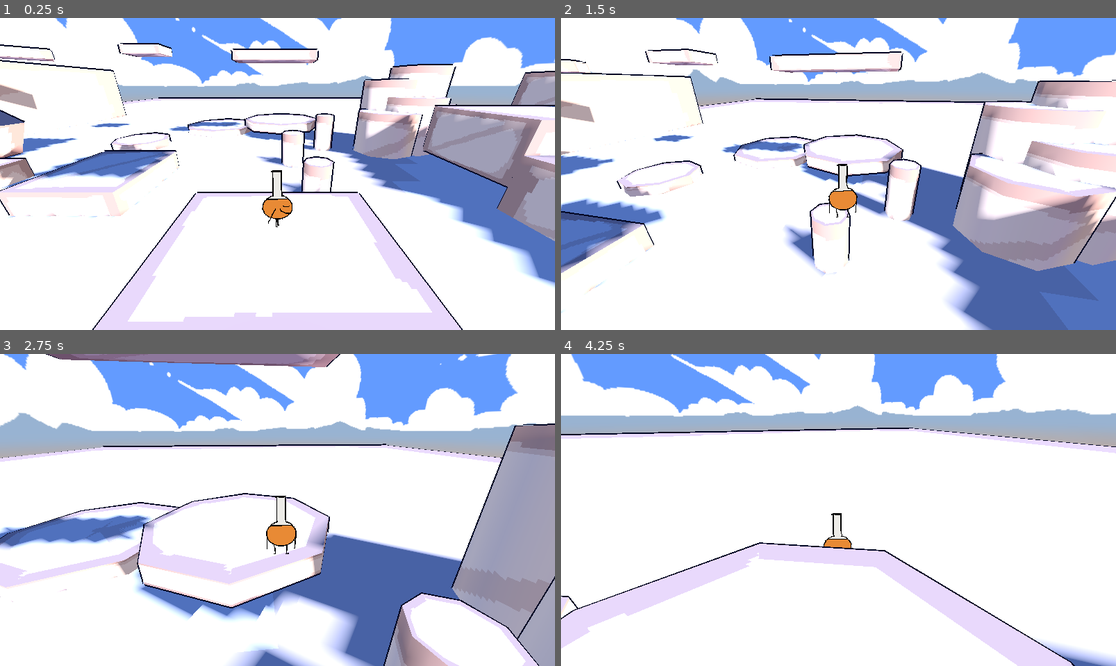
Above: before the commit, frames 1-4 (two rows, left to right).
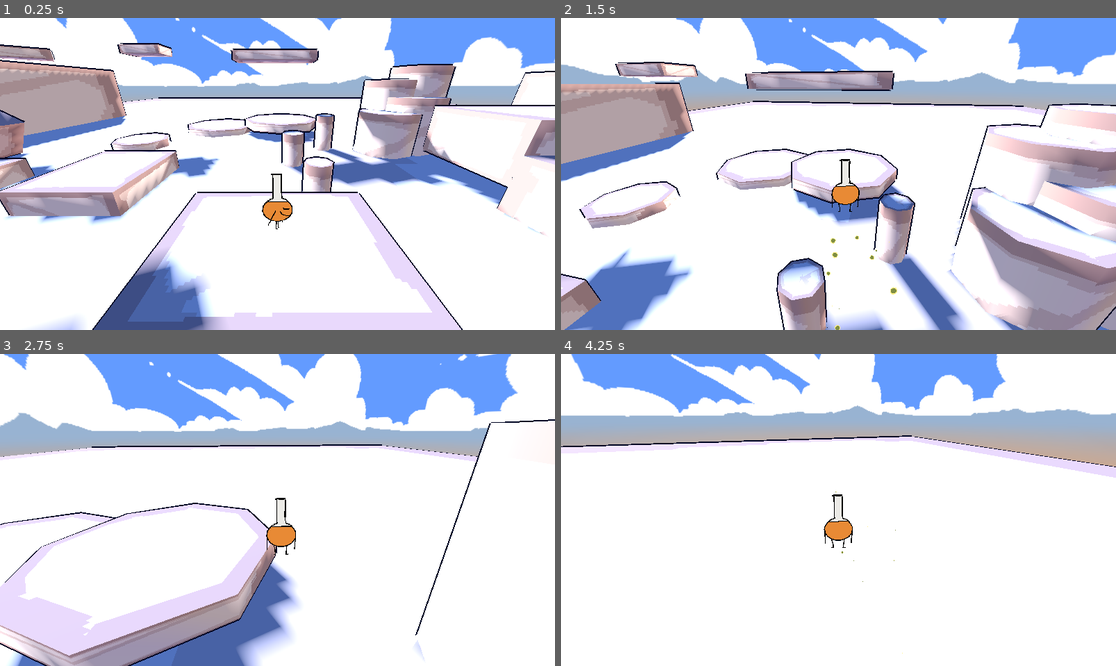
Above: after the commit, the same moments.

Repository: ToxicPoison/flask-quest-v2
Game: Godot game, scene res://level/test/test-parkour/test_parkour.tscn
The game is run twice, just before and just after one commit, with the same random seed, the same clock (stepped at 60 frames per second) and the same inputs. The project has no main scene, so this scene is started directly.
Inputs (mouse positions are in pixels of both pictures, inside the frame that each line leads up to):
- Up to frame 1 (0.25 s): no input
- Up to frame 2 (1.5 s): move the mouse to (866, 174) at 0.52 s; hold Shift (run) 0.53-1.28 s; hold W (up) from 0.53 s (still down); tap Space (jump) at 0.77, 0.8, 1.07, 1.35 s; move the mouse to (810, 174) at 1.27 s
- Up to frame 3 (2.75 s): keep holding W (up); tap Space (jump) at 1.52, 1.82, 2.3 s; tap Shift (run) at 1.55 s; move the mouse to (288, 503) at 2.02 s; hold Shift (run) from 2.03 s (still down)
- Up to frame 4 (4.25 s): keep holding W (up); move the mouse to (832, 516) at 2.77 s; release Shift (run) at 2.78 s; tap Shift (run) at 2.85 s; tap Space (jump) at 3.02, 3.32, 3.6, 3.77, 4.07 s; move the mouse to (877, 513) at 3.52 s

The runs differ from the first frame. In frame 1, 29% of the frame differs, in the area x 0-100%, y 8-100%; in frame 2, 46%, in the area x 0-100%, y 9-100%; in frame 3, 39%; in frame 4, 14%.

Commit message:
Abilities, player movement
Fine tuned player movement and added the "dash" ability

Diff:
--- a/level/test/test-parkour/test_parkour.tscn
+++ b/level/test/test-parkour/test_parkour.tscn
@@ -1,9 +1,10 @@
-[gd_scene load_steps=8 format=3 uid="uid://bmi2m3qq6q8dw"]
+[gd_scene load_steps=9 format=3 uid="uid://bmi2m3qq6q8dw"]
 
 [ext_resource type="PackedScene" uid="uid://bm7ks50tc60qr" path="res://player/orbit_camera.tscn" id="1_6ixqm"]
 [ext_resource type="Material" uid="uid://b83d8m8nulccr" path="res://level/general/dev_tile_material.tres" id="1_o5o4x"]
 [ext_resource type="PackedScene" uid="uid://bppd1cmwbq1g8" path="res://player/player.tscn" id="2_br2ol"]
 [ext_resource type="Texture2D" uid="uid://csc7q0frlxc2i" path="res://level/test/test-basic/desert_sky.png" id="4_47iu3"]
+[ext_resource type="PackedScene" uid="uid://df73no5oxl04n" path="res://player/abilities/dash_ability.tscn" id="5_uern2"]
 
 [sub_resource type="PanoramaSkyMaterial" id="PanoramaSkyMaterial_f4ird"]
 panorama = ExtResource("4_47iu3")
@@ -243,17 +244,16 @@
 [node name="OrbitCamera" parent="." node_paths=PackedStringArray("cam_target") instance=ExtResource("1_6ixqm")]
 cam_target = NodePath("../Player")
 
-[node name="Player" parent="." instance=ExtResource("2_br2ol")]
-run_speed = 1.5
-run_friction = 0.8
-air_friction = 0.97
-run_air_friction = 0.95
-
-[node name="DirectionalLight3D" type="DirectionalLight3D" parent="Player"]
-transform = Transform3D(0.400503, 0.52292, 0.752431, -0.849621, -0.0955785, 0.518661, 0.343133, -0.847006, 0.406005, 0, 3.38069, 0)
+[node name="DirectionalLight3D" type="DirectionalLight3D" parent="."]
+transform = Transform3D(-0.186631, -0.865318, -0.465182, -0.849622, -0.0955778, 0.51866, -0.493267, 0.492027, -0.717355, 0, 3.38069, 0)
 light_color = Color(0.968627, 0.905882, 0.839216, 1)
 shadow_enabled = true
 directional_shadow_mode = 0
 
-[node name="WorldEnvironment" type="WorldEnvironment" parent="Player"]
+[node name="WorldEnvironment" type="WorldEnvironment" parent="."]
 environment = SubResource("Environment_q1pna")
+
+[node name="Player" parent="." instance=ExtResource("2_br2ol")]
+jump_speed = 5.0
+
+[node name="DashAbility" parent="Player" instance=ExtResource("5_uern2")]
--- /dev/null
+++ b/player/abilities/dash_ability.gd
@@ -0,0 +1,19 @@
+extends Node
+
+var player : Player = null
+var can_dash := false
+var forward_force := 4.0
+var up_force := 2.0
+
+func _ready():
+	player = get_parent()
+
+func _physics_process(delta):
+	if Input.is_action_just_pressed("jump") and can_dash and !player.can_jump:
+		var horizontal := Vector2(forward_force, 0.0).rotated(player.facing)
+		player.velocity += Vector3(horizontal.x, up_force, horizontal.y)
+		can_dash = false
+		$GPUParticles3D.restart()
+		$AudioStreamPlayer3D.play()
+	if player.is_on_floor() and !can_dash:
+		can_dash = true
--- /dev/null
+++ b/player/abilities/dash_ability.tscn
@@ -0,0 +1,60 @@
+[gd_scene load_steps=9 format=3 uid="uid://df73no5oxl04n"]
+
+[ext_resource type="Script" path="res://player/abilities/dash_ability.gd" id="1_o7j3n"]
+[ext_resource type="Texture2D" uid="uid://dh4vk2hvmunxd" path="res://player/abilities/bubble.png" id="2_vard3"]
+[ext_resource type="AudioStream" uid="uid://c3heb3j8mvl77" path="res://player/abilities/dash.wav" id="3_yj1rb"]
+
+[sub_resource type="StandardMaterial3D" id="StandardMaterial3D_hiw52"]
+transparency = 2
+alpha_scissor_threshold = 0.5
+alpha_antialiasing_mode = 0
+shading_mode = 0
+albedo_texture = ExtResource("2_vard3")
+texture_filter = 0
+billboard_mode = 3
+billboard_keep_scale = true
+particles_anim_h_frames = 1
+particles_anim_v_frames = 1
+particles_anim_loop = false
+
+[sub_resource type="Curve" id="Curve_cylry"]
+_data = [Vector2(0, 0), 0.0, 13.9239, 0, 0, Vector2(0.203125, 1), 0.0, -0.110338, 0, 0, Vector2(1, 0), -3.344, 0.0, 0, 0]
+point_count = 3
+
+[sub_resource type="CurveTexture" id="CurveTexture_03ucj"]
+curve = SubResource("Curve_cylry")
+
+[sub_resource type="ParticleProcessMaterial" id="ParticleProcessMaterial_p3a85"]
+emission_shape = 6
+emission_ring_axis = Vector3(0, 1, 0)
+emission_ring_height = 0.1
+emission_ring_radius = 0.62
+emission_ring_inner_radius = 0.475
+angle_min = 1.07288e-05
+angle_max = 375.3
+gravity = Vector3(0, 0, 0)
+radial_accel_min = -63.0
+radial_accel_max = 2.96
+tangential_accel_min = 12.77
+tangential_accel_max = 12.77
+scale_min = 0.0
+scale_curve = SubResource("CurveTexture_03ucj")
+
+[sub_resource type="QuadMesh" id="QuadMesh_g70in"]
+size = Vector2(0.3, 0.3)
+
+[node name="DashAbility" type="Node3D"]
+script = ExtResource("1_o7j3n")
+
+[node name="GPUParticles3D" type="GPUParticles3D" parent="."]
+material_override = SubResource("StandardMaterial3D_hiw52")
+emitting = false
+amount = 16
+lifetime = 0.5
+one_shot = true
+explosiveness = 1.0
+process_material = SubResource("ParticleProcessMaterial_p3a85")
+draw_pass_1 = SubResource("QuadMesh_g70in")
+
+[node name="AudioStreamPlayer3D" type="AudioStreamPlayer3D" parent="."]
+stream = ExtResource("3_yj1rb")
--- a/player/player.tscn
+++ b/player/player.tscn
@@ -378,6 +378,21 @@
 random_volume_offset_db = 0.71
 streams_count = 1
 stream_0/stream = ExtResource("4_g1mpt")
+
+[sub_resource type="Animation" id="Animation_5q5em"]
+length = 0.001
+tracks/0/type = "value"
+tracks/0/imported = false
+tracks/0/enabled = true
+tracks/0/path = NodePath("Sprite:scale")
+tracks/0/interp = 1
+tracks/0/loop_wrap = true
+tracks/0/keys = {
+"times": PackedFloat32Array(0),
+"transitions": PackedFloat32Array(1),
+"update": 0,
+"values": [Vector3(1, 1, 1)]
+}
 
 [sub_resource type="Animation" id="Animation_b8abo"]
 resource_name = "idle"
@@ -411,21 +426,6 @@
 "values": [Vector3(1.1, 0.9, 1), Vector3(1, 1, 1)]
 }
 
-[sub_resource type="Animation" id="Animation_5q5em"]
-length = 0.001
-tracks/0/type = "value"
-tracks/0/imported = false
-tracks/0/enabled = true
-tracks/0/path = NodePath("Sprite:scale")
-tracks/0/interp = 1
-tracks/0/loop_wrap = true
-tracks/0/keys = {
-"times": PackedFloat32Array(0),
-"transitions": PackedFloat32Array(1),
-"update": 0,
-"values": [Vector3(1, 1, 1)]
-}
-
 [sub_resource type="AnimationLibrary" id="AnimationLibrary_7ap6p"]
 _data = {
 "RESET": SubResource("Animation_5q5em"),
@@ -440,12 +440,12 @@
 
 [node name="Sprite" type="AnimatedSprite3D" parent="."]
 cast_shadow = 0
-offset = Vector2(0, 96)
+offset = Vector2(0, 90)
 billboard = 2
 alpha_cut = 1
 texture_filter = 0
 sprite_frames = SubResource("SpriteFrames_jsgtm")
-animation = &"Toward"
+animation = &"TowardIdle"
 autoplay = "AwayIdle"
 
 [node name="CollisionShape3D" type="CollisionShape3D" parent="."]
--- a/player/player_movement.gd
+++ b/player/player_movement.gd
@@ -1,23 +1,25 @@
-extends CharacterBody3D
+class_name Player extends CharacterBody3D
 
 var gravity = ProjectSettings.get_setting("physics/3d/default_gravity")
 
 ## Target speed for walking
 @export var walk_speed = 4.0
 ## Target speed for running
-@export var run_speed = 3.0
+@export var run_speed = 1.5
 ## Friction when walking
 @export_range(0, 1) var walk_friction = 0.04
 ## Friction when running
-@export_range(0, 1) var run_friction = 0.7
-## Target speed when jumping
+@export_range(0, 1) var run_friction = 0.8
+## Target speed when in the air
 @export var air_speed = 0.1
+## Target speed when in the air and holding the run button
 @export var run_air_speed = 0.3
 ## Friction when jumping
-@export var air_friction = 0.99
-@export var run_air_friction = 0.99
+@export var air_friction = 0.97
+## Friction when in the air and holding the run button
+@export var run_air_friction = 0.96
 ## Vertical speed you jump at
-@export var jump_vel_def := 5.0
+@export var jump_speed := 5.5
 
 @export var anim_speed_scale = 0.2
 
@@ -33,17 +35,26 @@
 var force_dir := Vector2(0.0, 0.0)
 var last_velocity := Vector3(1.0, 0.0, 0.0)
 
+## Is the user trying to move?
 var moving := false
+## Is the user in the air *after jumping?*
 var jumping := false
-var jump_override := false # If true, player can jump while in the air
+## Can the player jump even when in the air? Used for the ledge jumping mechanic.
+var jump_override := false
+## Was the player in the air last physics frame?
 var was_in_air := false
+## Is the player going to jump if they press the jump button?
+var can_jump := false
 
 var animation = "Toward"
 
 @onready var camera : Object = get_viewport().get_camera_3d()
+## 3D vector representing the camera's forward direction
 var camera_forward := Vector3.ZERO
+## Angle at which the camera is viewing the player
 var view_angle : float = 0.0
-var facing : float = 0.0 # The angle the player is facing. Based on the direction they last moved.
+## The angle the character is physically facing. Based on the direction they last moved.
+var facing : float = 0.0
 
 func get_input():
 
@@ -71,13 +82,14 @@
 	if was_in_air and is_on_floor():
 		jumping = false
 		was_in_air = false
-		audio_impact.volume_db = minf(absf(get_real_velocity().y) * 5.0 - 20.0, -10.0)
+		audio_impact.volume_db = minf(absf(get_real_velocity().y) * 1.0 - 20.0, -10.0)
 		audio_impact.play()
 		$AnimationPlayer.play("land")
 
 
-	if Input.is_action_just_pressed("jump") and (is_on_floor() or jump_override):
-		velocity.y = jump_vel_def
+	can_jump = is_on_floor() or jump_override
+	if Input.is_action_just_pressed("jump") and can_jump:
+		velocity.y = jump_speed
 		jumping = true
 		audio_footstep.play()
 
@@ -85,7 +97,7 @@
 	##########################################################
 
 	if input_direction.length() > 0.1:
-		facing = input_direction.angle()/PI
+		facing = input_direction.angle()
 		force_dir = input_direction * speed
 		moving = true
 
@@ -103,7 +115,7 @@
 	#7.0 is added only to prevent the x value in fmod from becoming negative.
 	#7.0 is odd in this case to flip the angle around
 	#(An even number in this case would yield a full number of revolutions
-	var r = (fmod(7.0 + view_angle/PI - facing, 2.0) - 1.0) * 8.0
+	var r = (fmod(7.0 + view_angle/PI - facing/PI, 2.0) - 1.0) * 8.0
 
 	if r >= -1 && r <= 1:
 		animation = "Away"
@@ -148,7 +160,6 @@
 
 
 func _physics_process(delta):
-	$DebugLabel.text = String.num_int64(minf(absf(get_real_velocity().y) * 5.0 - 20.0, -10.0))
 	# Calculate the player's view angle
 	# This effects the direction the player moves and which sprites they appear as
 	if camera:
@@ -162,3 +173,5 @@
 	get_input()
 	animate()
 	move_and_slide()
+
+	#$DebugLabel.text = String.num(facing, 3)
Binary file added: player/abilities/bubble.png
Not shown, added: player/abilities/bubble.png.import
Not shown, added: player/abilities/dash.wav.import
Not shown, added: player/abilities/dash.wav
